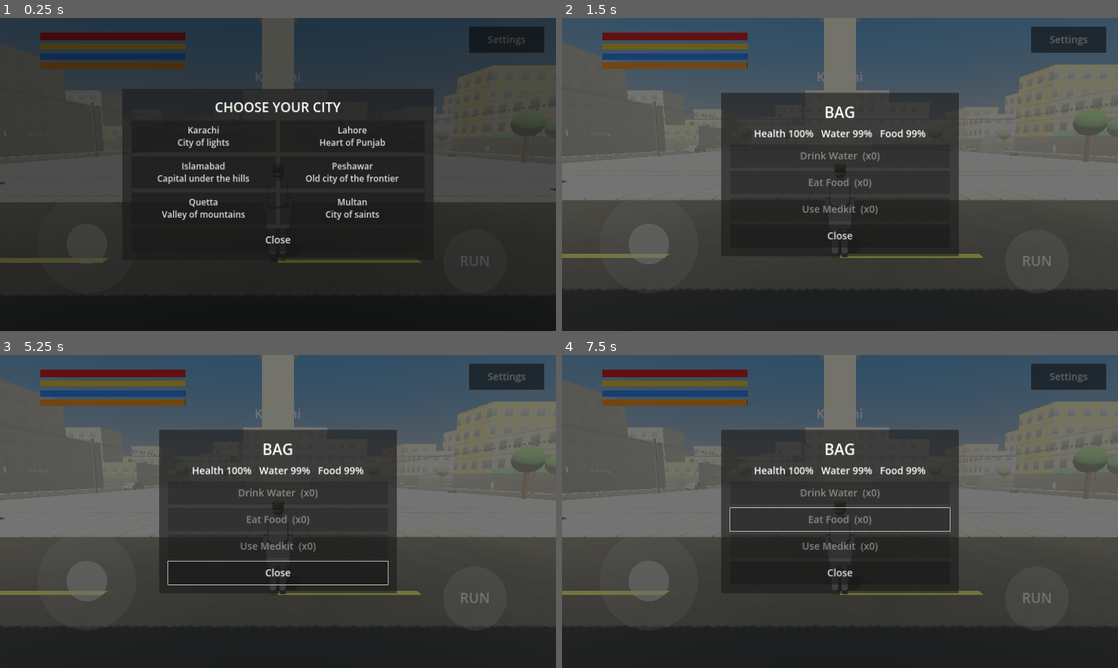
Above: before the commit, frames 1-4 (two rows, left to right).
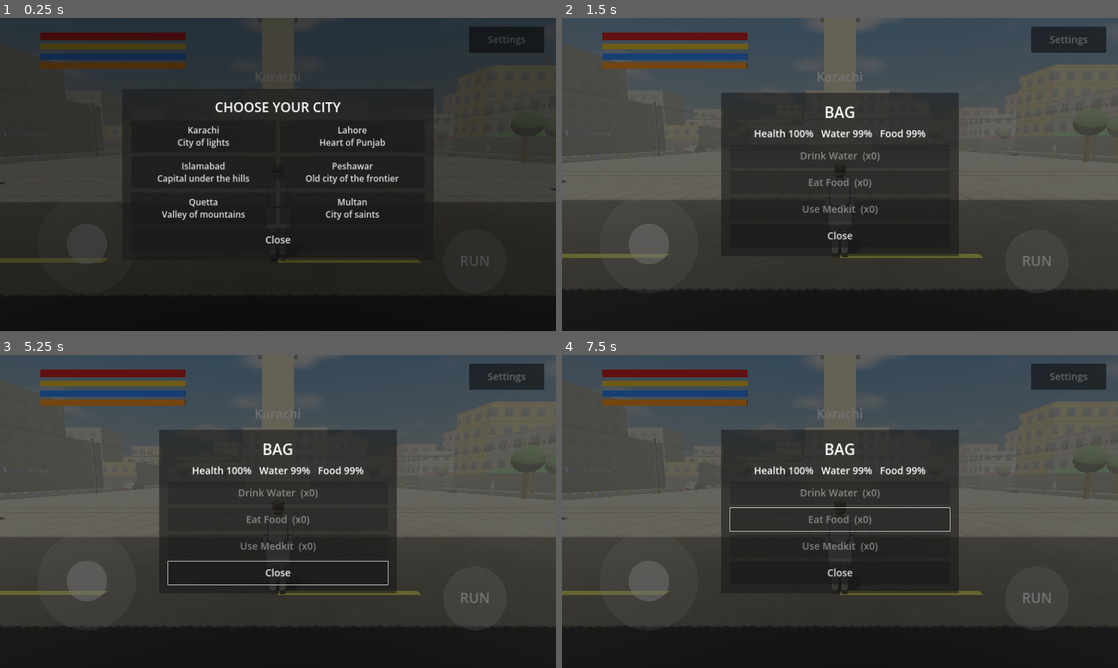
Above: after the commit, the same moments.

Repository: gamhop/shadows-of-pakistan
Game: Godot game, scene res://main.tscn
Same seed, same stepped clock (60 frames per second), same inputs: the game is played once before the commit and once after it.
Inputs (mouse positions are in pixels of both pictures, inside the frame that each line leads up to):
- Up to frame 1 (0.25 s): no input
- Up to frame 2 (1.5 s): click "Karachi City of lights" at 0.5 s; click "BAG" at 1.25 s
- Up to frame 3 (5.25 s): click "Settings" at 2 s; tap Enter at 2.75, 4.25 s; move the mouse to (400, 495) at 2.77 s; click (400, 495) at 2.92 s; tap Space at 3.5, 5 s; drag from (166, 527) to (250, 574) at 3.52 s; move the mouse to (333, 442) at 4.27 s; click (333, 442) at 4.42 s; drag from (250, 574) to (111, 464) at 5.02 s
- Up to frame 4 (7.5 s): move the mouse to (1006, 558) at 5.77 s; click (1006, 558) at 5.92 s; drag from (673, 464) to (756, 433) at 6.52 s; move the mouse to (867, 511) at 7.27 s; click (867, 511) at 7.42 s

The runs differ from the first frame. In frame 1, 0.1% of the frame differs, in the area x 45-58%, y 0-4%; in frame 2, 2.3%, in the area x 0-100%, y 0-59%; in frame 3, 2.3%; in frame 4, 2.3%.

Commit message:
sky shader, lighting, color grading

Diff:
--- a/main.gd
+++ b/main.gd
@@ -9,6 +9,52 @@
 const Cities := preload("res://cities.gd")
 const CityScript := preload("res://city.gd")
 const AvatarScript := preload("res://avatar.gd")
+
+const SKY_SHADER := """
+shader_type sky;
+uniform vec3 top_color : source_color = vec3(0.18, 0.38, 0.75);
+uniform vec3 horizon_color : source_color = vec3(0.62, 0.72, 0.82);
+uniform vec3 ground_color : source_color = vec3(0.3, 0.4, 0.3);
+uniform float cloud_cover = 0.45;
+
+float hash21(vec2 p) {
+    return fract(sin(dot(p, vec2(12.9898, 78.233))) * 43758.5453);
+}
+
+float vnoise(vec2 p) {
+    vec2 i = floor(p);
+    vec2 f = fract(p);
+    f = f * f * (3.0 - 2.0 * f);
+    float a = hash21(i);
+    float b = hash21(i + vec2(1.0, 0.0));
+    float c = hash21(i + vec2(0.0, 1.0));
+    float d = hash21(i + vec2(1.0, 1.0));
+    return mix(mix(a, b, f.x), mix(c, d, f.x), f.y);
+}
+
+void sky() {
+    vec3 d = EYEDIR;
+    float h = d.y;
+    vec3 col;
+    if (h > 0.0) {
+        col = mix(horizon_color, top_color, pow(clamp(h, 0.0, 1.0), 0.45));
+        col = mix(col, horizon_color * 1.05, exp(-h * 6.0) * 0.5);
+        vec2 uv = d.xz / (h + 0.18) * 1.4;
+        float n = vnoise(uv) * 0.55 + vnoise(uv * 2.3) * 0.3 + vnoise(uv * 5.1) * 0.15;
+        float c = smoothstep(1.0 - cloud_cover, 1.25 - cloud_cover, n);
+        c *= smoothstep(0.0, 0.15, h);
+        vec3 ccol = mix(vec3(0.72, 0.75, 0.83), vec3(1.0, 0.98, 0.94), n);
+        col = mix(col, ccol, c * 0.85);
+        if (LIGHT0_ENABLED) {
+            float s = max(dot(d, LIGHT0_DIRECTION), 0.0);
+            col += LIGHT0_COLOR * (pow(s, 600.0) * 3.0 + pow(s, 12.0) * 0.25);
+        }
+    } else {
+        col = mix(horizon_color, ground_color, clamp(-h * 4.0, 0.0, 1.0));
+    }
+    COLOR = col;
+}
+"""
 
 const GROUND_SHADER := """
 shader_type spatial;
@@ -58,7 +104,7 @@
 var exhausted := false
 
 var env: Environment
-var sky_mat: ProceduralSkyMaterial
+var sky_mat: ShaderMaterial
 var sun: DirectionalLight3D
 var ground_mat: ShaderMaterial
 var city: Node3D
@@ -101,9 +147,8 @@
 
 func _apply_theme(t: Dictionary) -> void:
     var horizon: Color = t["horizon"]
-    sky_mat.sky_top_color = t["sky_top"]
-    sky_mat.sky_horizon_color = horizon
-    sky_mat.ground_horizon_color = horizon
+    sky_mat.set_shader_parameter("top_color", t["sky_top"])
+    sky_mat.set_shader_parameter("horizon_color", horizon)
     env.fog_light_color = horizon
     env.fog_density = t["fog"]
     env.ambient_light_color = t["ambient"]
@@ -115,23 +160,34 @@
 
 func _make_world() -> void:
     var horizon := Color(0.62, 0.72, 0.82)
-    sky_mat = ProceduralSkyMaterial.new()
-    sky_mat.sky_top_color = Color(0.18, 0.38, 0.75)
-    sky_mat.sky_horizon_color = horizon
-    sky_mat.ground_horizon_color = horizon
-    sky_mat.ground_bottom_color = Color(0.3, 0.4, 0.3)
+    var sky_shader := Shader.new()
+    sky_shader.code = SKY_SHADER
+    sky_mat = ShaderMaterial.new()
+    sky_mat.shader = sky_shader
+    sky_mat.set_shader_parameter("top_color", Color(0.18, 0.38, 0.75))
+    sky_mat.set_shader_parameter("horizon_color", horizon)
+    sky_mat.set_shader_parameter("ground_color", Color(0.3, 0.4, 0.3))
     var sky := Sky.new()
     sky.sky_material = sky_mat
+    sky.radiance_size = Sky.RADIANCE_SIZE_32
     env = Environment.new()
     env.background_mode = Environment.BG_SKY
     env.sky = sky
     env.ambient_light_source = Environment.AMBIENT_SOURCE_COLOR
     env.ambient_light_color = Color(0.45, 0.5, 0.6)
-    env.ambient_light_energy = 0.5
+    env.ambient_light_energy = 0.55
+    env.ambient_light_sky_contribution = 0.35
     env.tonemap_mode = Environment.TONE_MAPPER_FILMIC
+    env.tonemap_white = 6.0
+    env.adjustment_enabled = true
+    env.adjustment_contrast = 1.1
+    env.adjustment_saturation = 1.12
     env.fog_enabled = true
     env.fog_light_color = horizon
     env.fog_density = 0.012
+    env.fog_sun_scatter = 0.15
+    env.fog_aerial_perspective = 0.35
+    env.fog_sky_affect = 0.6
     var we := WorldEnvironment.new()
     we.environment = env
     add_child(we)
@@ -139,7 +195,9 @@
     sun = DirectionalLight3D.new()
     sun.rotation_degrees = Vector3(-68, -30, 0)
     sun.light_color = Color(1.0, 0.95, 0.85)
+    sun.light_energy = 1.25
     sun.shadow_enabled = true
+    sun.shadow_blur = 1.4
     sun.shadow_bias = 0.03
     sun.shadow_normal_bias = 1.0
     sun.directional_shadow_max_distance = 40.0
